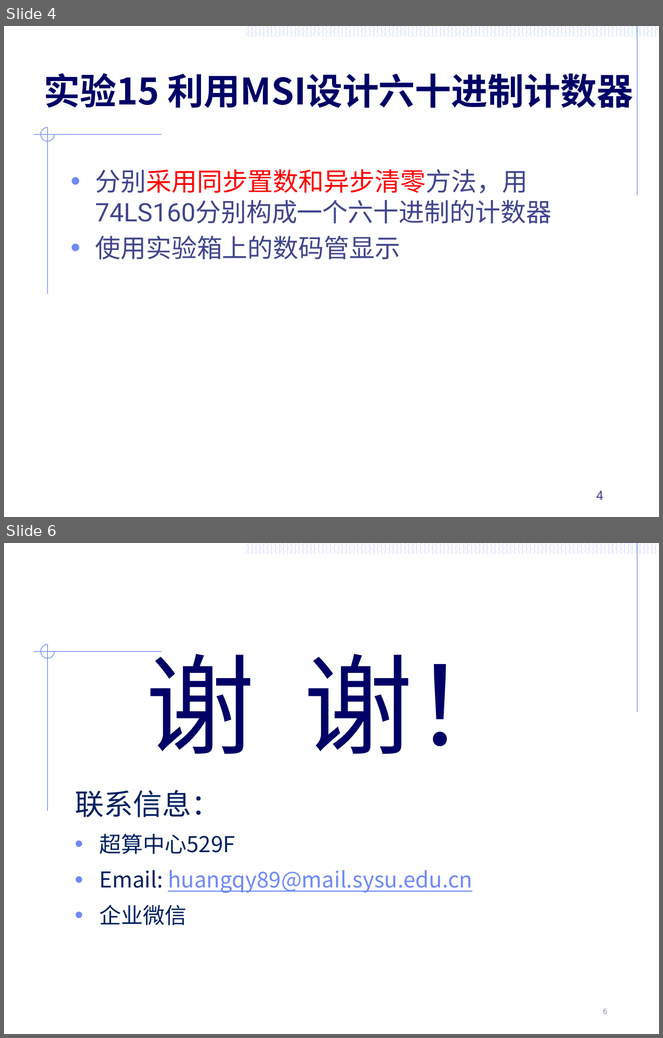
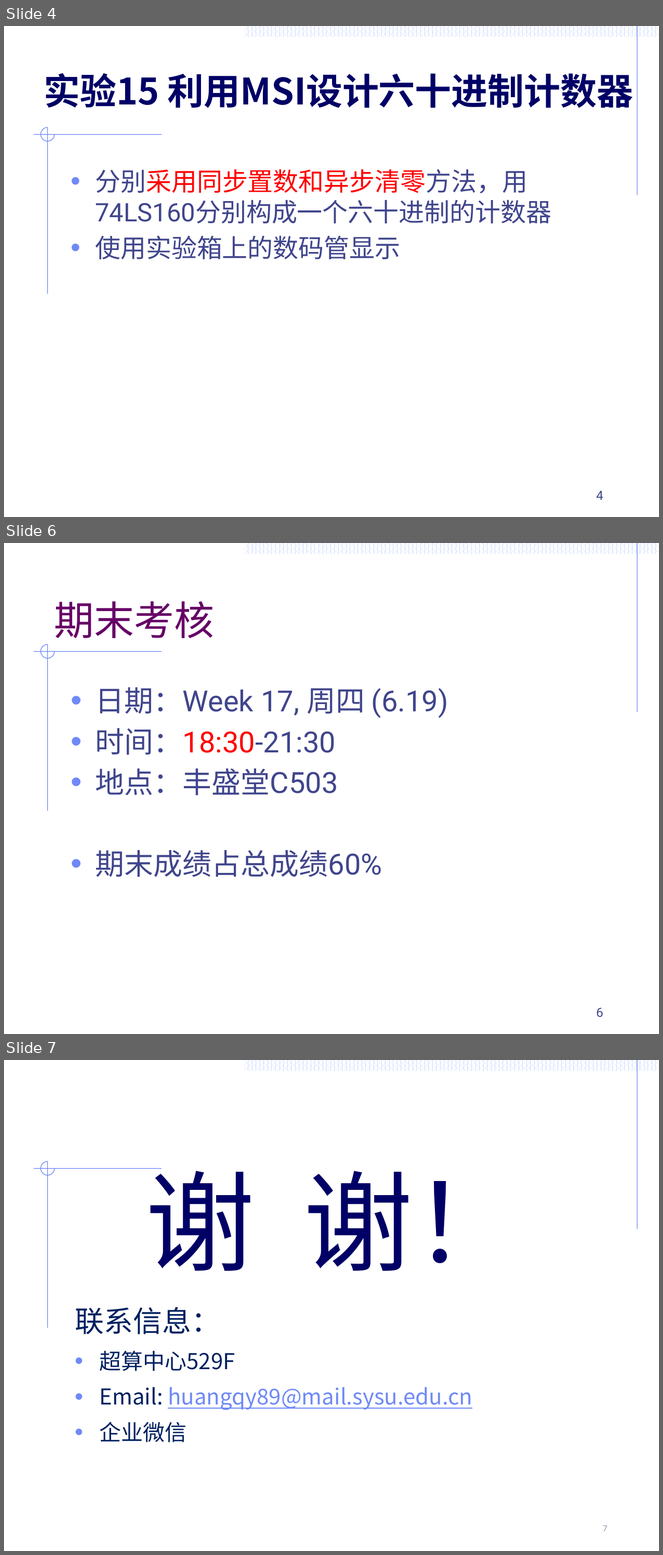
Before and after one commit to huangqy89/dc-2025, a slide deck: static_files/laboratory/第十四周：利用MSI设计时序逻辑电路——60进制计数器.pptx. Shown one above the other, each under a label of ours: slides 4 and 6 before the commit, slides 4, 6 and 7 after it; the slides between them are not shown. The pictures are 663x1038 and 663x1555 pixels, drawn with LibreOffice and Linux fonts; fonts in the diff are those of the drawing. Boxes give left, top, right and bottom in pixels: in the first picture for what was removed or moved away, otherwise in the second. Text is boxed around its words. In the diff, an @@ line names an element or a change of style, - is before the commit and + after.

```diff
--- a/static_files/laboratory/第十四周：利用MSI设计时序逻辑电路——60进制计数器.pptx
+++ b/static_files/laboratory/第十四周：利用MSI设计时序逻辑电路——60进制计数器.pptx
@@ slide 6 added at bbox=[4, 543, 659, 1034], background #FFFFFF; not listed: 56 template elements that a slide beside it also shows @@
@@ title added at bbox=[54, 601, 215, 638], 44 pt, text #660066 @@
+期末考核
@@ text added at bbox=[95, 687, 449, 877], 32 pt, text #40458C @@
+• 日期：Week 17, 周四 (6.19)
+• 时间：18:30-21:30
+• 地点：丰盛堂C503
+• 期末成绩占总成绩60%
@@ page number added at bbox=[596, 1008, 604, 1018], 14 pt, text #40458C @@
+6
@@ what was slide 6 is now slide 7 @@
@@ page number at bbox=[603, 1526, 608, 1532]: text changed @@
-6
+7
```
Also in this commit, not shown: 1 slide changed.
